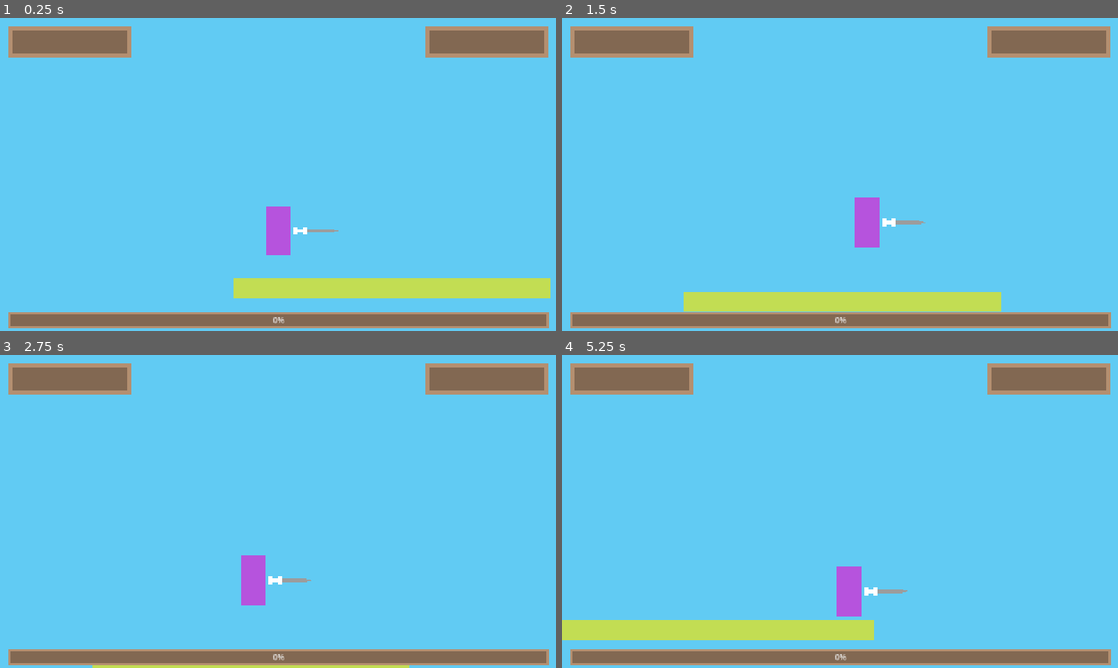
Above: before the commit, frames 1-4 (two rows, left to right).
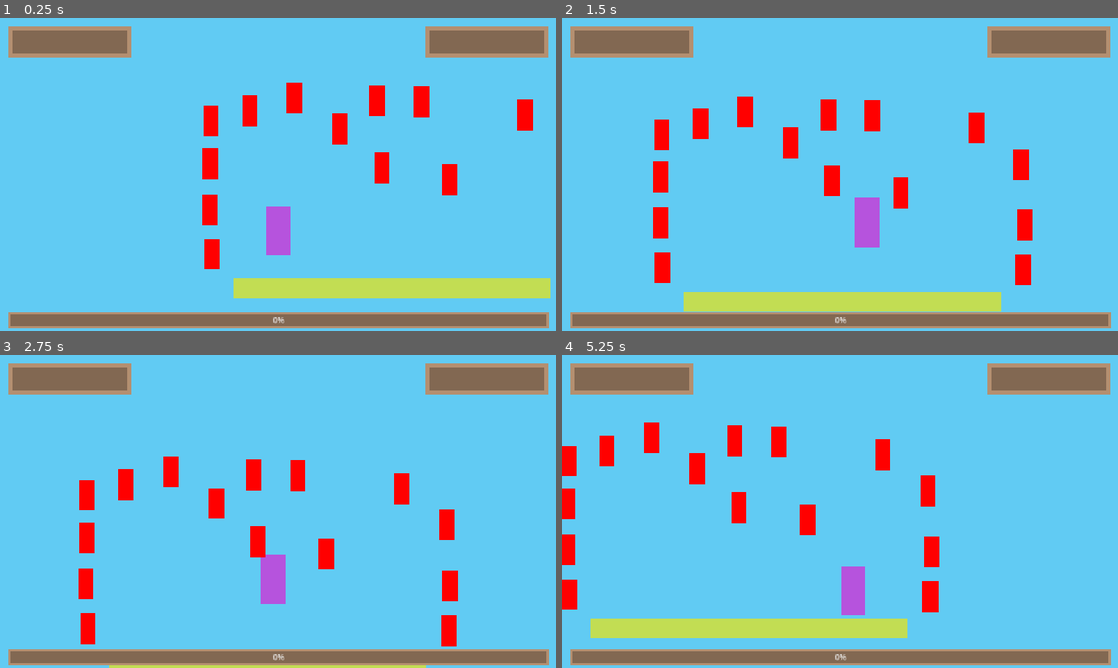
Above: after the commit, the same moments.

Repository: LightningBBB/Ballistic-Bouncer
Game: Godot game, scene res://scenes/level_tut.tscn
Two runs of this game, one before a commit and one after it. Both use one fixed random seed, a clock stepped at 60 frames per second and the inputs below.
Inputs:
- Up to frame 1 (0.25 s): no input
- Up to frame 2 (1.5 s): hold D (move_right) from 0.53 s (still down); tap Space (jump) at 0.77 s
- Up to frame 3 (2.75 s): tap Space (jump) at 1.52 s; release D (move_right) at 2.03 s; hold A (move_left) from 2.03 s (still down)
- Up to frame 4 (5.25 s): release A (move_left) at 2.78 s; hold D (move_right) 2.78-4.28 s; tap Space (jump) at 3.02, 3.77, 4.52 s; hold A (move_left) 4.28-5.03 s; hold D (move_right) from 5.03 s (still down)

The runs differ from the first frame. In frame 1, 3.4% of the frame differs, in the area x 36-96%, y 20-81%; in frame 2, 4.3%; in frame 3, 5.3%; in frame 4, 5.6%, in the area x 0-68%, y 21-92%.

Commit message:
3t234yh5

Diff:
--- a/scenes/bullet.tscn
+++ b/scenes/bullet.tscn
@@ -12,7 +12,7 @@
 shape = SubResource("RectangleShape2D_y25gk")
 
 [node name="Polygon2D" type="Polygon2D" parent="."]
-color = Color(0.768627, 0.643137, 0.517647, 1)
+color = Color(0.717831, 0.676506, 0.402067, 1)
 polygon = PackedVector2Array(0, 0, 16, -16, 40, -8, 40, 8, 16, 16)
 
 [node name="ColorRect" type="ColorRect" parent="."]
@@ -21,3 +21,5 @@
 offset_right = 16.0
 offset_bottom = 16.0
 color = Color(0.811765, 0.811765, 0.768627, 1)
+
+[connection signal="body_entered" from="." to="." method="_on_body_entered"]
--- /dev/null
+++ b/scenes/enemy.tscn
@@ -0,0 +1,20 @@
+[gd_scene load_steps=3 format=3 uid="uid://c25u4i5nlx3w0"]
+
+[ext_resource type="Script" uid="uid://cniy6x6g4kdci" path="res://scripts/enemy.gd" id="1_7p1mj"]
+
+[sub_resource type="RectangleShape2D" id="RectangleShape2D_8tegq"]
+size = Vector2(64, 128)
+
+[node name="Enemy" type="CharacterBody2D"]
+script = ExtResource("1_7p1mj")
+metadata/basic_enemy = true
+
+[node name="CollisionShape2D" type="CollisionShape2D" parent="."]
+shape = SubResource("RectangleShape2D_8tegq")
+
+[node name="ColorRect" type="ColorRect" parent="."]
+offset_left = -32.0
+offset_top = -64.0
+offset_right = 32.0
+offset_bottom = 64.0
+color = Color(1, 0, 0, 1)
--- a/scenes/level_tut.tscn
+++ b/scenes/level_tut.tscn
@@ -1,7 +1,8 @@
-[gd_scene load_steps=4 format=3 uid="uid://yj41jwivm7qu"]
+[gd_scene load_steps=5 format=3 uid="uid://yj41jwivm7qu"]
 
 [ext_resource type="PackedScene" uid="uid://df2ot1eu8ynu8" path="res://scenes/player.tscn" id="1_etpoh"]
 [ext_resource type="PackedScene" uid="uid://cxhwnv6k4ak5" path="res://scenes/ui.tscn" id="1_id42f"]
+[ext_resource type="PackedScene" uid="uid://c25u4i5nlx3w0" path="res://scenes/enemy.tscn" id="3_pkorr"]
 
 [sub_resource type="RectangleShape2D" id="RectangleShape2D_etpoh"]
 size = Vector2(1315, 81)
@@ -33,3 +34,48 @@
 offset_right = 1284.0
 offset_bottom = 662.0
 color = Color(0.764706, 0.870588, 0.329412, 1)
+
+[node name="Enemy" parent="." instance=ExtResource("3_pkorr")]
+position = Vector2(1377, 490)
+
+[node name="Enemy2" parent="." instance=ExtResource("3_pkorr")]
+position = Vector2(-119, 481)
+
+[node name="Enemy3" parent="." instance=ExtResource("3_pkorr")]
+position = Vector2(1383, 305)
+
+[node name="Enemy4" parent="." instance=ExtResource("3_pkorr")]
+position = Vector2(-127, 296)
+
+[node name="Enemy5" parent="." instance=ExtResource("3_pkorr")]
+position = Vector2(-125, 105)
+
+[node name="Enemy6" parent="." instance=ExtResource("3_pkorr")]
+position = Vector2(-123, -70)
+
+[node name="Enemy7" parent="." instance=ExtResource("3_pkorr")]
+position = Vector2(38, -114)
+
+[node name="Enemy8" parent="." instance=ExtResource("3_pkorr")]
+position = Vector2(224, -166)
+
+[node name="Enemy9" parent="." instance=ExtResource("3_pkorr")]
+position = Vector2(568, -154)
+
+[node name="Enemy10" parent="." instance=ExtResource("3_pkorr")]
+position = Vector2(413, -37)
+
+[node name="Enemy11" parent="." instance=ExtResource("3_pkorr")]
+position = Vector2(750, -150)
+
+[node name="Enemy12" parent="." instance=ExtResource("3_pkorr")]
+position = Vector2(868, 171)
+
+[node name="Enemy13" parent="." instance=ExtResource("3_pkorr")]
+position = Vector2(585, 121)
+
+[node name="Enemy14" parent="." instance=ExtResource("3_pkorr")]
+position = Vector2(1181, -98)
+
+[node name="Enemy15" parent="." instance=ExtResource("3_pkorr")]
+position = Vector2(1368, 53)
--- a/scenes/player.tscn
+++ b/scenes/player.tscn
@@ -16,17 +16,17 @@
 
 [node name="Aim_Indicator" type="ColorRect" parent="."]
 offset_left = -9.0
-offset_right = 216.0
+offset_right = 151.0
 offset_bottom = 18.0
 rotation = -1.57079
 color = Color(0.717647, 0.329412, 0.870588, 0.435294)
 
 [node name="ColorRect" type="ColorRect" parent="Aim_Indicator"]
 layout_mode = 0
-offset_left = 225.0
-offset_top = -7.0
-offset_right = 256.0
-offset_bottom = 25.0
+offset_left = 160.0
+offset_top = -7.001
+offset_right = 191.0
+offset_bottom = 24.999
 color = Color(0.717647, 0.329412, 0.870588, 0.435294)
 
 [node name="ColorRect" type="ColorRect" parent="."]
@@ -42,6 +42,7 @@
 position_smoothing_enabled = true
 
 [node name="Sword" type="Node2D" parent="."]
+visible = false
 
 [node name="ColorRect" type="ColorRect" parent="Sword"]
 offset_left = 64.0
--- a/scenes/ui.tscn
+++ b/scenes/ui.tscn
@@ -21,6 +21,7 @@
 color = Color(0.709804, 0.564706, 0.443137, 1)
 
 [node name="ColorRect" type="ColorRect" parent="ColorRect3"]
+layout_mode = 0
 offset_left = 8.0
 offset_top = 8.0
 offset_right = 248.0
@@ -35,6 +36,7 @@
 color = Color(0.709804, 0.564706, 0.443137, 1)
 
 [node name="ColorRect2" type="ColorRect" parent="ColorRect"]
+layout_mode = 0
 offset_left = 8.0
 offset_top = 8.0
 offset_right = 248.0
--- a/scripts/bullet.gd
+++ b/scripts/bullet.gd
@@ -6,3 +6,9 @@
 
 func _process(delta: float) -> void:
 	move_local_x(SPEED)
+
+
+
+func _on_body_entered(body: Node2D) -> void:
+	if body.has_meta("basic_enemy"):
+		body.take_damage()
--- /dev/null
+++ b/scripts/enemy.gd
@@ -0,0 +1,4 @@
+extends CharacterBody2D
+
+func take_damage():
+	queue_free()
--- a/scripts/player.gd
+++ b/scripts/player.gd
@@ -44,6 +44,8 @@
 
 		add_sibling(bullet)
 
+		Input.start_joy_vibration(0, 1, 1, 0.1)
+
 	if stick_input.length() > 0.1:
 		$Aim_Indicator.visible = true
 		var angle = stick_input.angle()
Not shown, added: scripts/enemy.gd.uid
